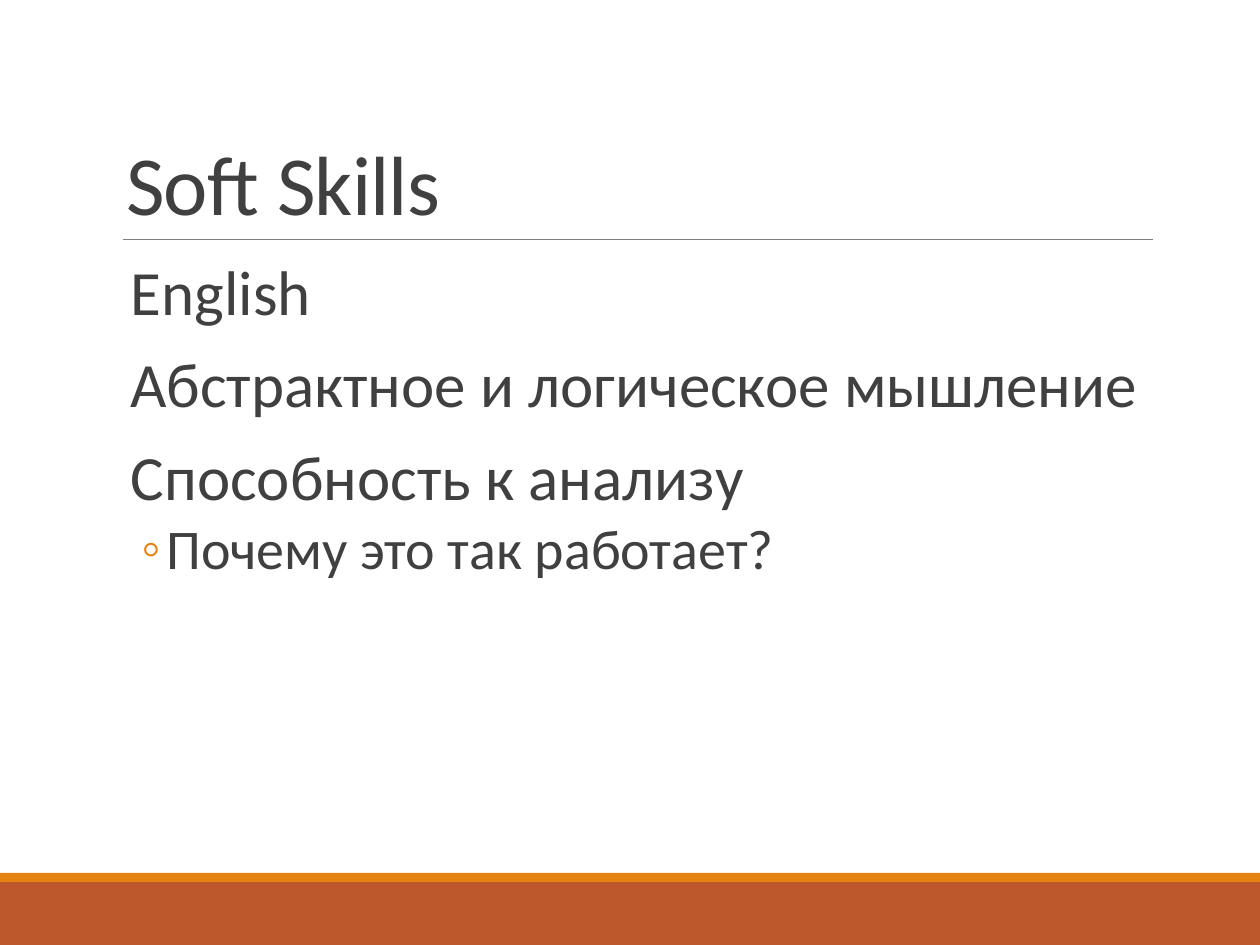
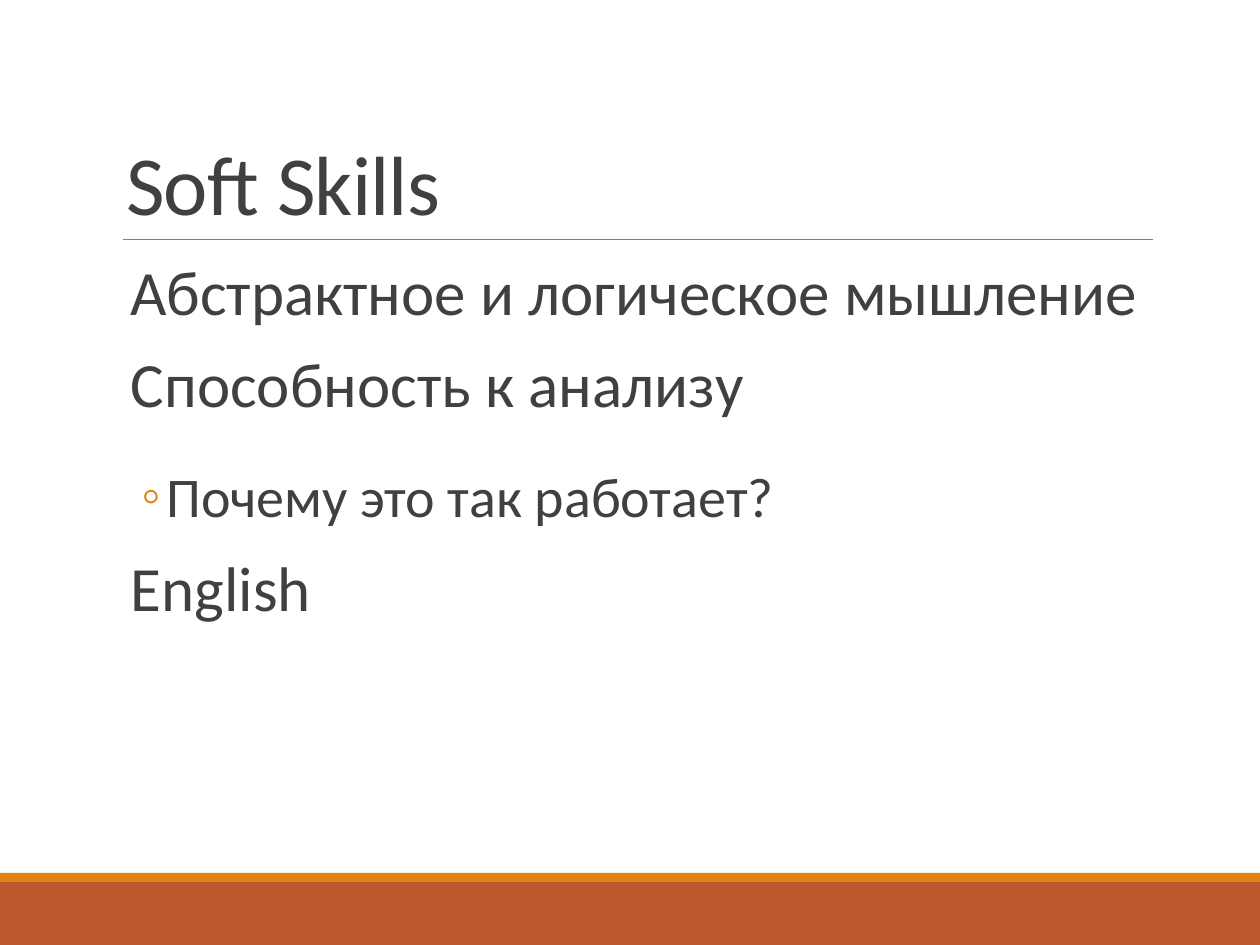
Before and after one commit to vitali-kviatkouski/personal, a slide deck: slide 20 of epamkids/EPAMKids.pptx. Drawn at 1260x945 pixels with LibreOffice and Linux fonts; fonts in the diff are those of the drawing. Boxes give left, top, right and bottom in pixels: in the first picture for what was removed or moved away, otherwise in the second. Text is boxed around its words. In the diff, an @@ line names an element or a change of style, - is before the commit and + after.

```diff
--- a/epamkids/EPAMKids.pptx
+++ b/epamkids/EPAMKids.pptx
@@ text at box(131, 271, 311, 326): paragraph removed @@
-  English
@@ text at box(166, 478, 774, 526): line spacing 0.9 to 1.5 @@
@@ text at box(131, 567, 311, 622): paragraph added @@
+  English
```
Also in this commit, not shown: 3 other slides changed.
